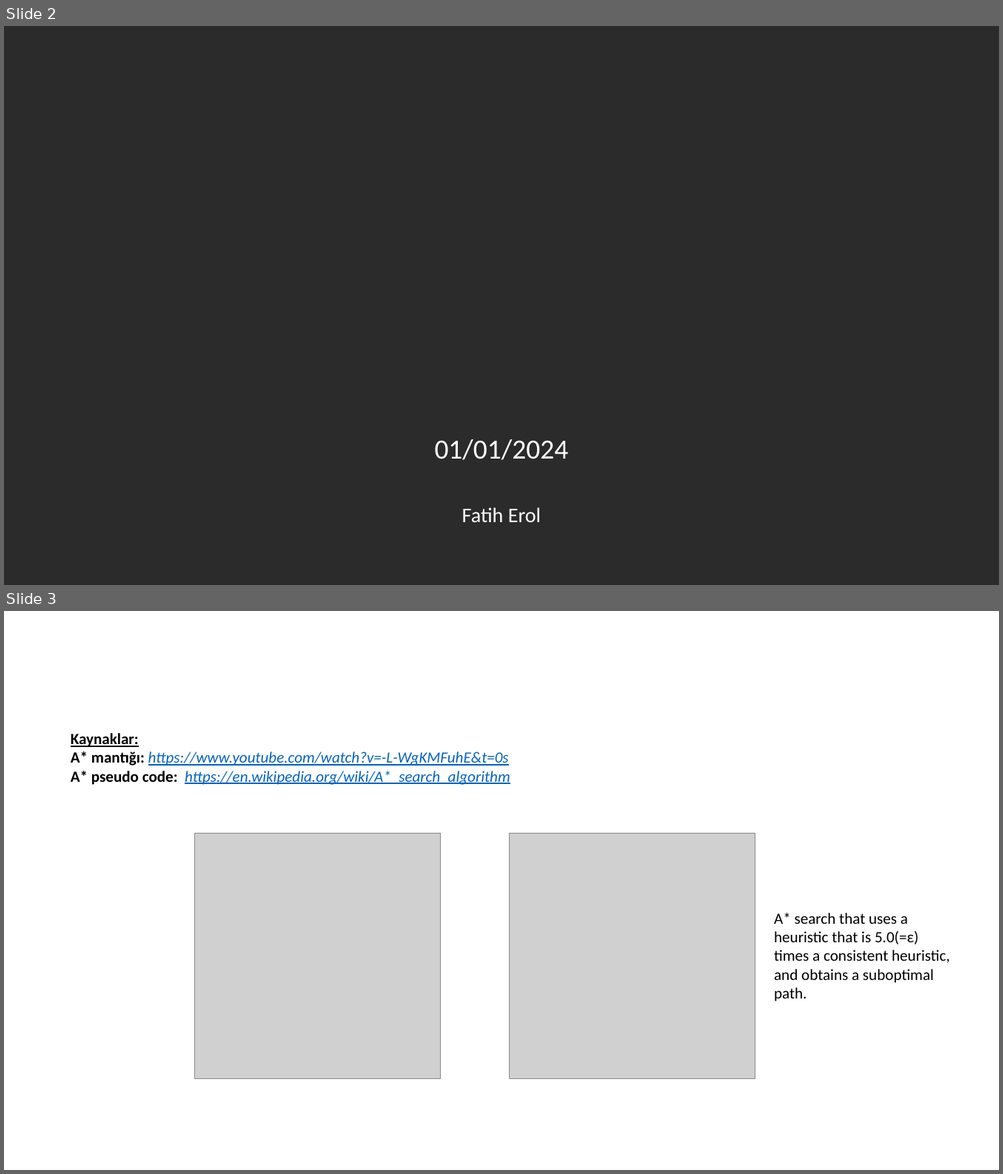
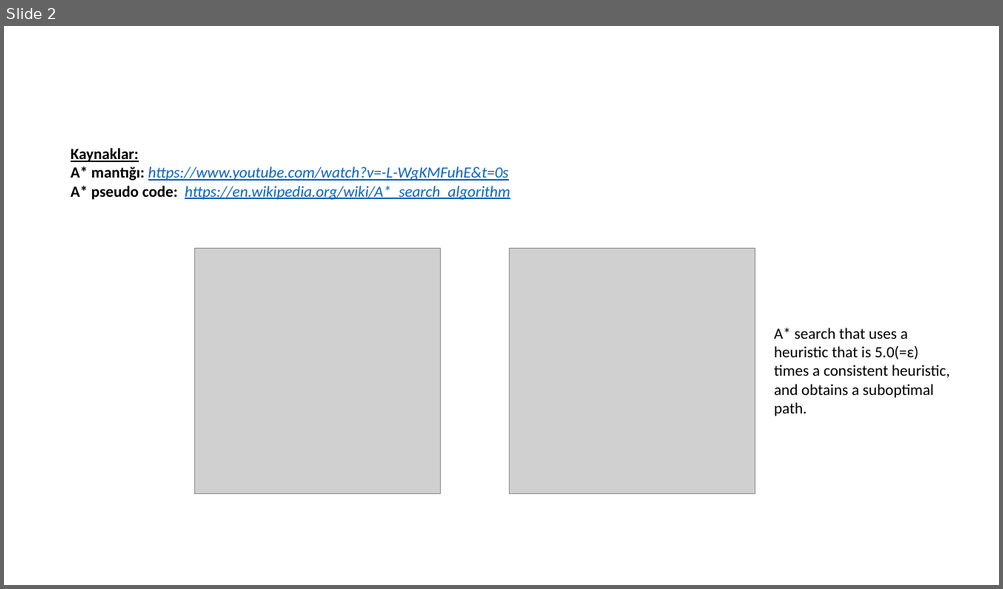
Before and after one commit to Fatabi/YL_Bitirme_Tezim, a slide deck: Presentation_Sources.pptx. Shown one above the other, each under a label of ours: slides 2 and 3 before the commit, slide 2 after it. The pictures are 1003x1174 and 1003x589 pixels, drawn with LibreOffice and Linux fonts; fonts in the diff are those of the drawing; grey boxes stand for pictures; background and template pictures are left out; a plain dark background stands for a picture behind light text. Boxes give left, top, right and bottom in pixels: in the first picture for what was removed or moved away, otherwise in the second. Text is boxed around its words. In the diff, an @@ line names an element or a change of style, - is before the commit and + after.

```diff
--- a/Presentation_Sources.pptx
+++ b/Presentation_Sources.pptx
@@ slide 2 removed at bbox=[4, 26, 999, 585], background picture (left out) @@
@@ text removed at bbox=[435, 440, 569, 460] @@
-01/01/2024
@@ text removed at bbox=[462, 508, 540, 523] @@
-Fatih Erol
@@ what was slide 3 is now slide 2 @@
```
Also in this commit, not shown: 1 slide changed, 1 slide added, 5 other files.
